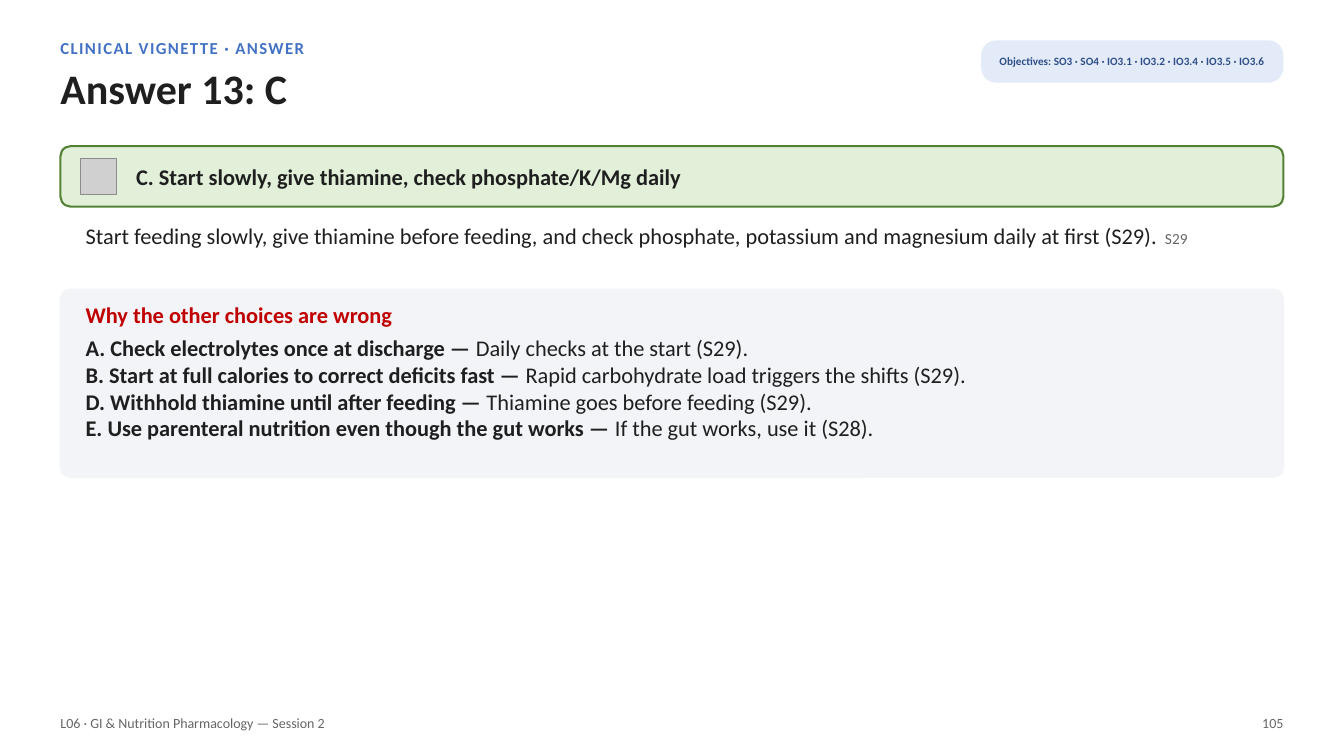
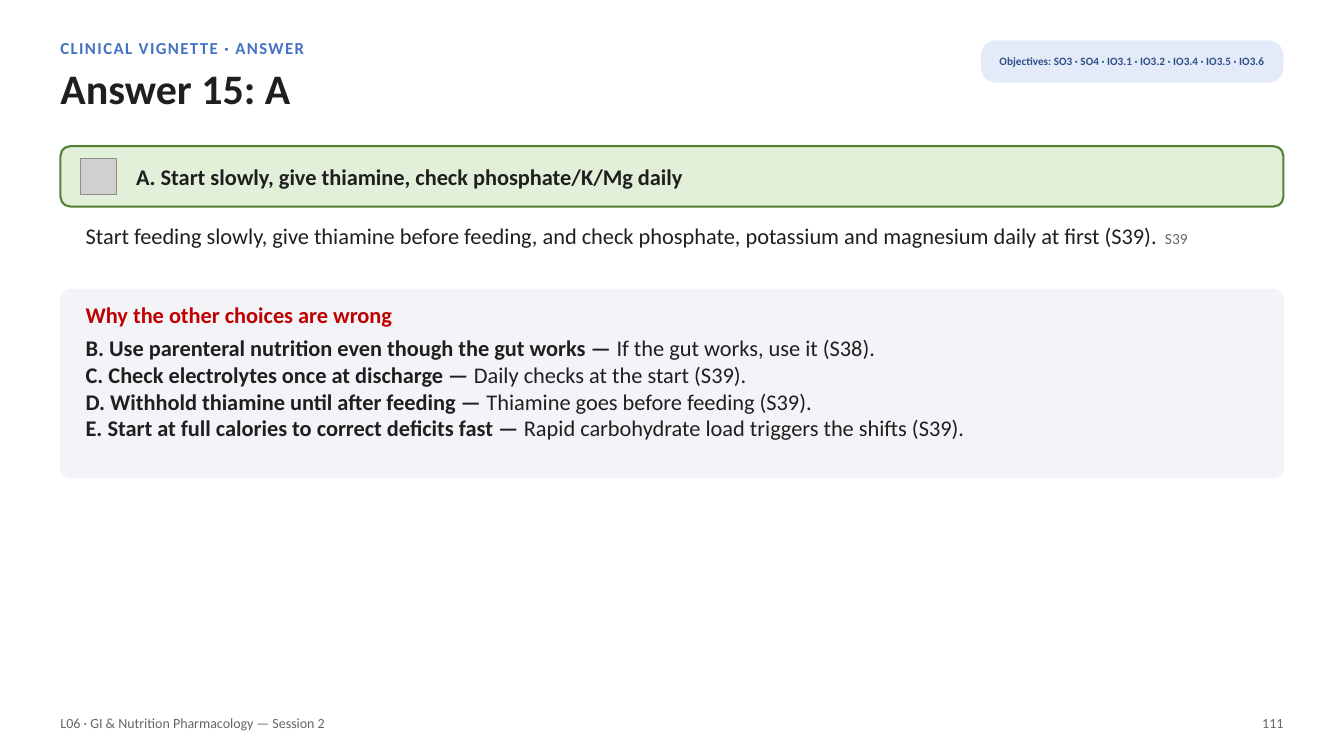
Before and after one commit to bishwokrit/DPAS-Pharm, a slide deck: slide 111 of outputs/L06/L06_Unit_3_GI_Nutrition_Session_2_study_deck.pptx (slide 105 before the commit). Drawn at 1344x756 pixels with LibreOffice and Linux fonts; fonts in the diff are those of the drawing; grey boxes stand for pictures. Boxes give left, top, right and bottom in pixels: in the first picture for what was removed or moved away, otherwise in the second. Text is boxed around its words. In the diff, an @@ line names an element or a change of style, - is before the commit and + after.

Commit message:
L06: use the class-version deck (adds 7 quick checks), renumber slide citations

```diff
--- a/outputs/L06/L06_Unit_3_GI_Nutrition_Session_2_study_deck.pptx
+++ b/outputs/L06/L06_Unit_3_GI_Nutrition_Session_2_study_deck.pptx
@@ text at <box>60,76,290,105</box>: text changed @@
-Answer 13: C
+Answer 15: A
@@ text at <box>136,169,683,189</box>: text changed @@
-C. Start slowly, give thiamine, check phosphate/K/Mg daily
+A. Start slowly, give thiamine, check phosphate/K/Mg daily
@@ text at <box>86,228,1188,248</box>: text changed @@
-Start feeding slowly, give thiamine before feeding, and check phosphate, potassium and magnesium daily at first (S29). S29
+Start feeding slowly, give thiamine before feeding, and check phosphate, potassium and magnesium daily at first (S39). S39
@@ text at <box>86,340,964,440</box>: text changed @@
-A. Check electrolytes once at discharge — Daily checks at the start (S29).
-B. Start at full calories to correct deficits fast — Rapid carbohydrate load triggers the shifts (S29).
-D. Withhold thiamine until after feeding — Thiamine goes before feeding (S29).
-E. Use parenteral nutrition even though the gut works — If the gut works, use it (S28).
+B. Use parenteral nutrition even though the gut works — If the gut works, use it (S38).
+C. Check electrolytes once at discharge — Daily checks at the start (S39).
+D. Withhold thiamine until after feeding — Thiamine goes before feeding (S39).
+E. Start at full calories to correct deficits fast — Rapid carbohydrate load triggers the shifts (S39).
@@ text at <box>1262,719,1283,728</box>: text changed @@
-105
+111
```
Also in this commit, not shown: 107 other slides changed, 10 slides added, 35 other files.
